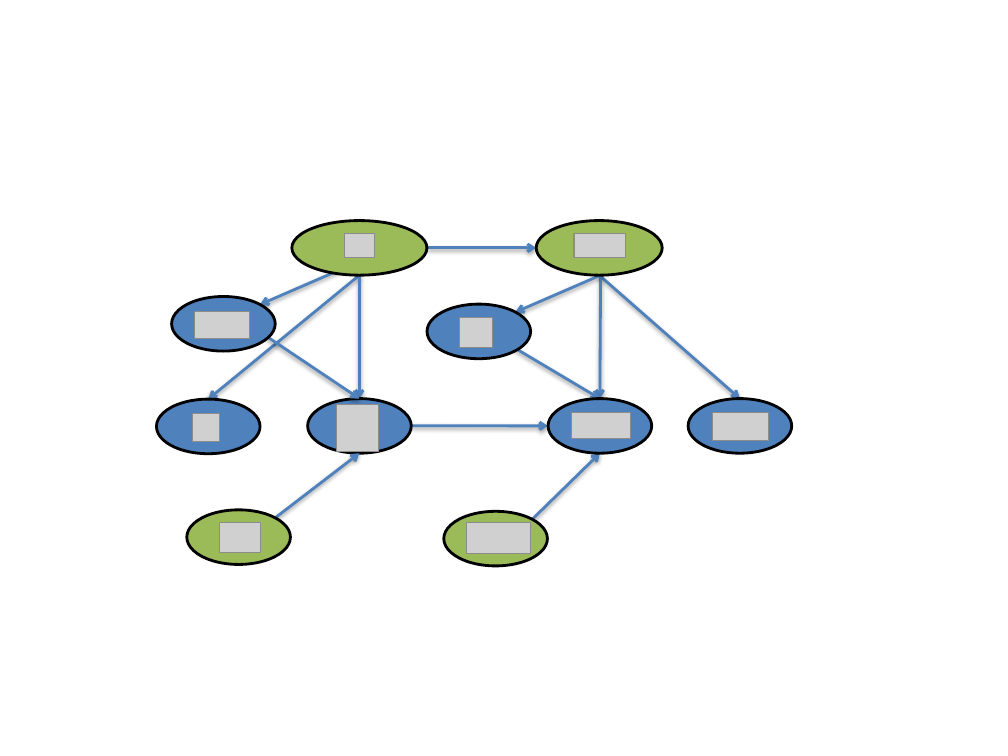
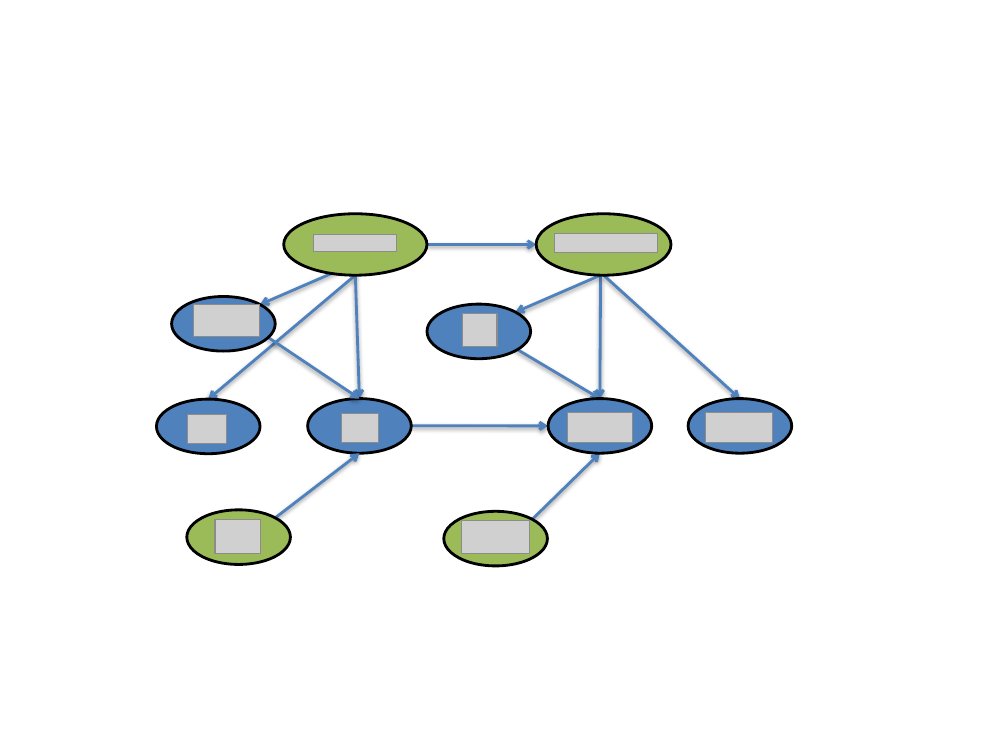
Before and after one commit to amidst/toolbox, a slide deck: slide 9 of doc/D2.1_AMIDSTModelingFramework/figures/CajaMarModelsBucket.pptx. Drawn at 1008x756 pixels with LibreOffice and Linux fonts; fonts in the diff are those of the drawing; grey boxes stand for pictures. Boxes give left, top, right and bottom in pixels: in the first picture for what was removed or moved away, otherwise in the second. Text is boxed around its words. In the diff, an @@ line names an element or a change of style, - is before the commit and + after.

```diff
--- a/doc/D2.1_AMIDSTModelingFramework/figures/CajaMarModelsBucket.pptx
+++ b/doc/D2.1_AMIDSTModelingFramework/figures/CajaMarModelsBucket.pptx
@@ ellipse: place and size @@
-ellipse at <box>292,221,427,275</box>
+ellipse at <box>283,214,426,275</box>
@@ picture added at <box>313,235,397,252</box> @@
@@ picture removed at <box>344,234,374,258</box> @@
@@ ellipse: place and size @@
-ellipse at <box>536,221,662,275</box>
+ellipse at <box>536,214,671,275</box>
@@ picture added at <box>554,234,657,253</box> @@
@@ picture removed at <box>574,234,625,258</box> @@
@@ arrow moved from (427, 248) - (536, 248) to (427, 245) - (536, 245) @@
@@ arrow moved from (360, 275) - (209, 399) to (356, 275) - (209, 399) @@
@@ arrow moved from (360, 275) - (360, 398) to (356, 275) - (360, 398) @@
@@ arrow moved from (599, 275) - (740, 398) to (604, 275) - (740, 398) @@
@@ picture: place and size @@
-picture at <box>195,311,250,338</box>
+picture at <box>194,304,260,337</box>
@@ picture: place and size @@
-picture at <box>460,318,492,348</box>
+picture at <box>463,314,497,347</box>
@@ picture: place and size @@
-picture at <box>193,413,220,442</box>
+picture at <box>187,414,227,444</box>
@@ picture: place and size @@
-picture at <box>337,404,378,452</box>
+picture at <box>342,414,379,443</box>
@@ picture: place and size @@
-picture at <box>572,412,630,438</box>
+picture at <box>568,412,633,442</box>
@@ picture: place and size @@
-picture at <box>713,412,769,440</box>
+picture at <box>706,413,772,443</box>
@@ picture: place and size @@
-picture at <box>220,522,261,553</box>
+picture at <box>215,519,260,553</box>
@@ picture: place and size @@
-picture at <box>467,522,530,553</box>
+picture at <box>462,521,529,554</box>
```
Also in this commit, not shown: 1 other file.
